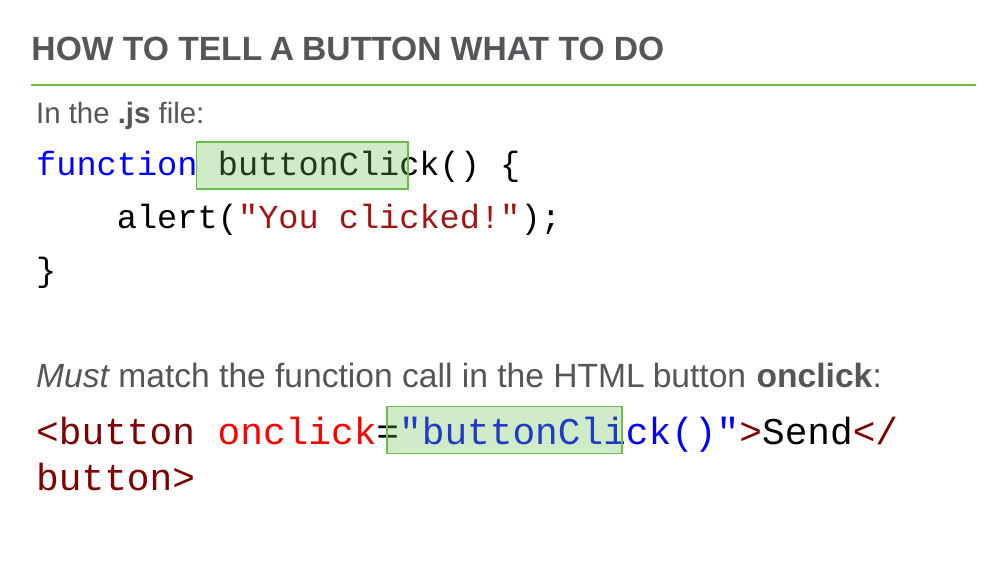
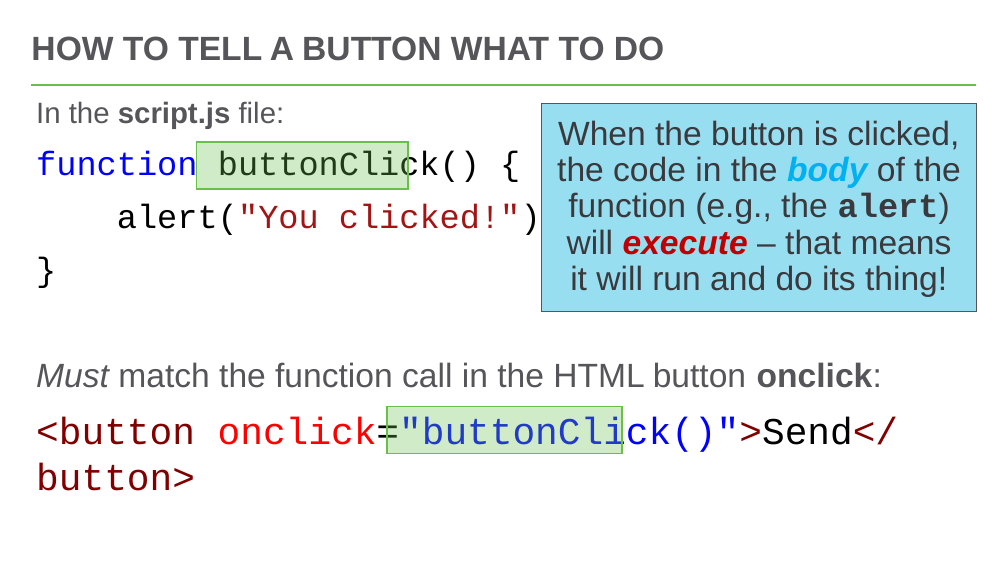
Before and after one commit to hytechclub/web-102, a slide deck: slide 6 of Week04/Buttons.pptx (slide 8 before the commit). Drawn at 1008x567 pixels with LibreOffice and Linux fonts; fonts in the diff are those of the drawing. Boxes give left, top, right and bottom in pixels: in the first picture for what was removed or moved away, otherwise in the second. Text is boxed around its words. In the diff, an @@ line names an element or a change of style, - is before the commit and + after.

```diff
--- a/Week04/Buttons.pptx
+++ b/Week04/Buttons.pptx
@@ text at [36,101,285,129]: text changed @@
-In the .js file:
+In the script.js file:
@@ rectangle added at [542,104,977,312], fill #98DEF1, outline #56565A 1 pt, 32 pt, text #3A3A3E @@
+When the button is clicked, the code in the body of the function (e.g., the alert) will execute – that means it will run and do its thing!
```
Also in this commit, not shown: 5 other slides changed, 3 slides added, 3 slides removed, 8 other files.
